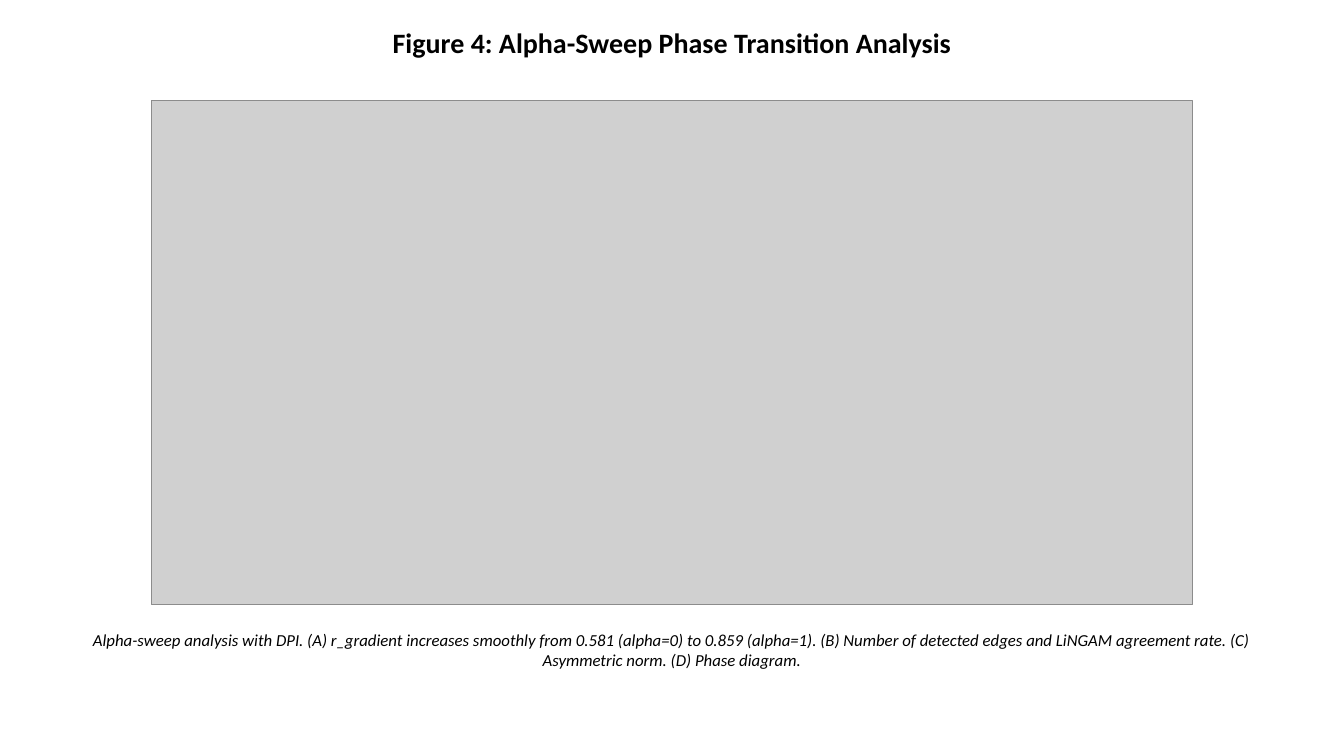
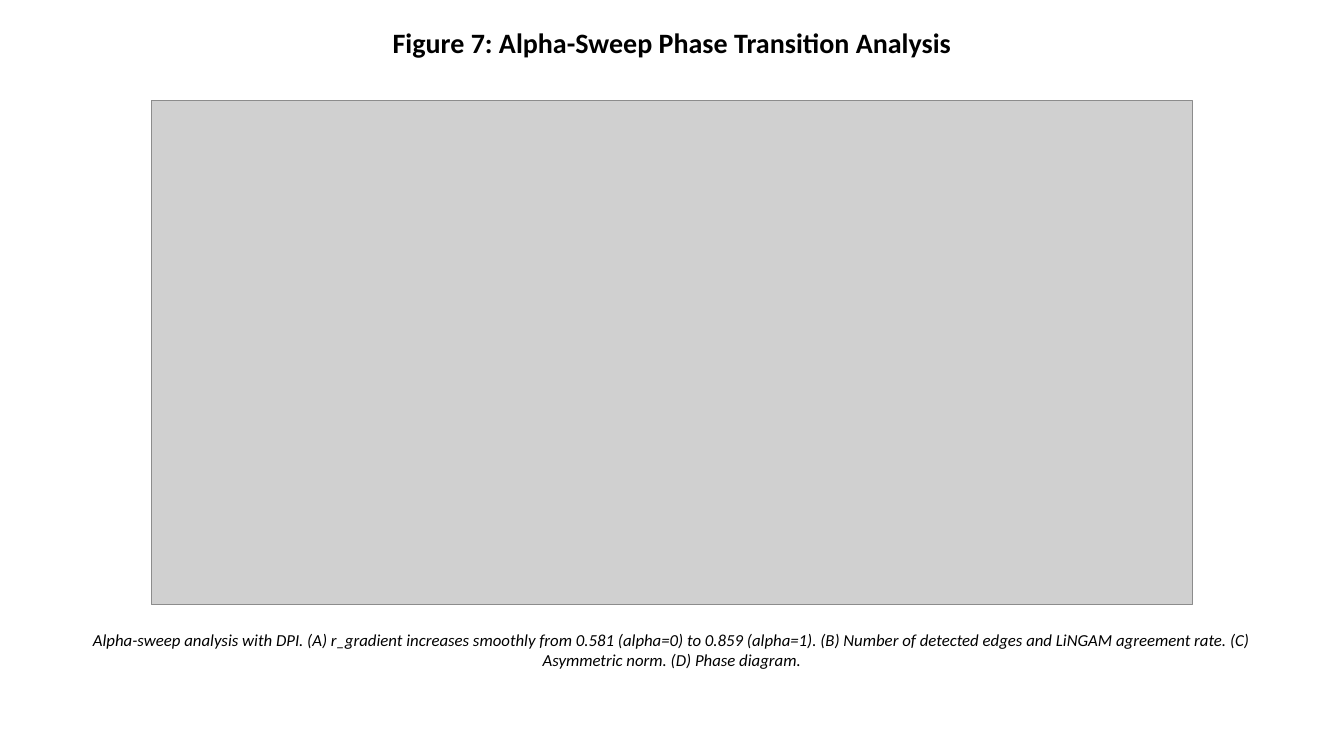
Before and after one commit to bougtoir/kotha-rct-decomposition, a slide deck: slide 7 of spectral-causality-jmlr/spectral_causality_figures.pptx (slide 4 before the commit). Drawn at 1344x756 pixels with LibreOffice and Linux fonts; fonts in the diff are those of the drawing; grey boxes stand for pictures. Boxes give left, top, right and bottom in pixels: in the first picture for what was removed or moved away, otherwise in the second. Text is boxed around its words. In the diff, an @@ line names an element or a change of style, - is before the commit and + after.

```diff
--- a/spectral-causality-jmlr/spectral_causality_figures.pptx
+++ b/spectral-causality-jmlr/spectral_causality_figures.pptx
@@ text at <box>393,33,951,58</box>: text changed @@
-Figure 4: Alpha-Sweep Phase Transition Analysis
+Figure 7: Alpha-Sweep Phase Transition Analysis
```
Also in this commit, not shown: 2 other slides changed, 3 slides added, 7 other files.
